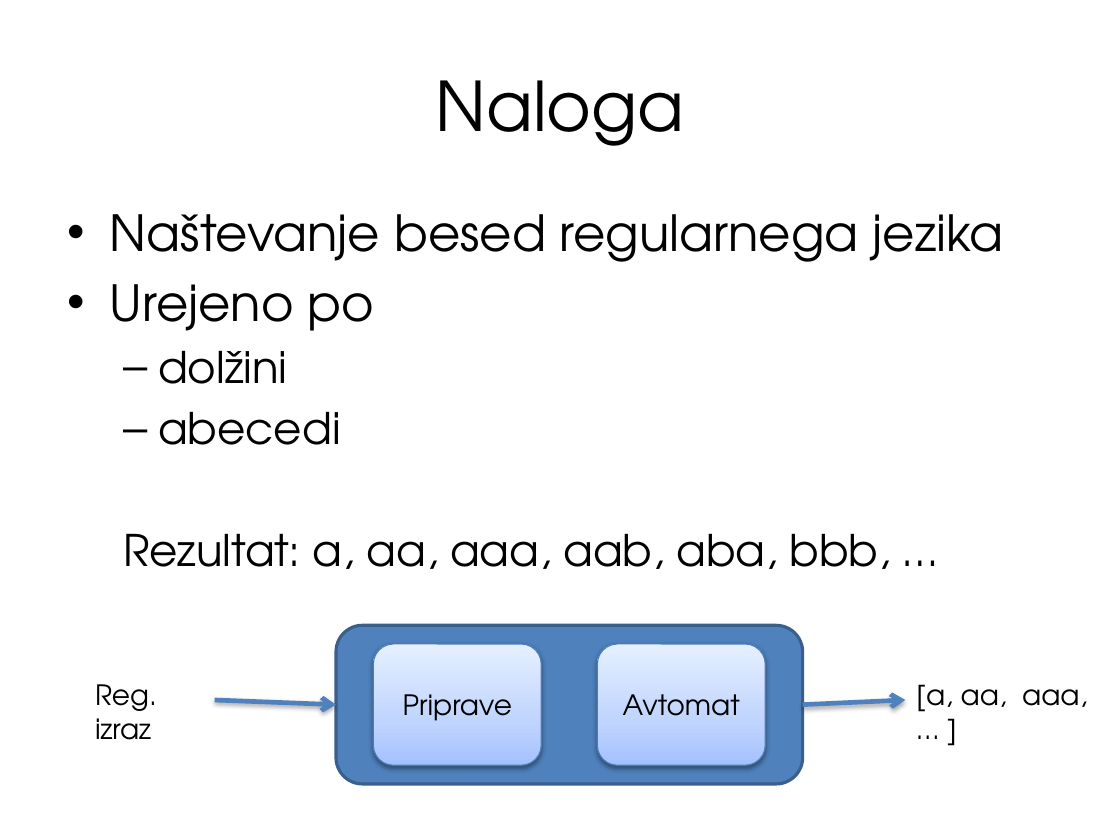
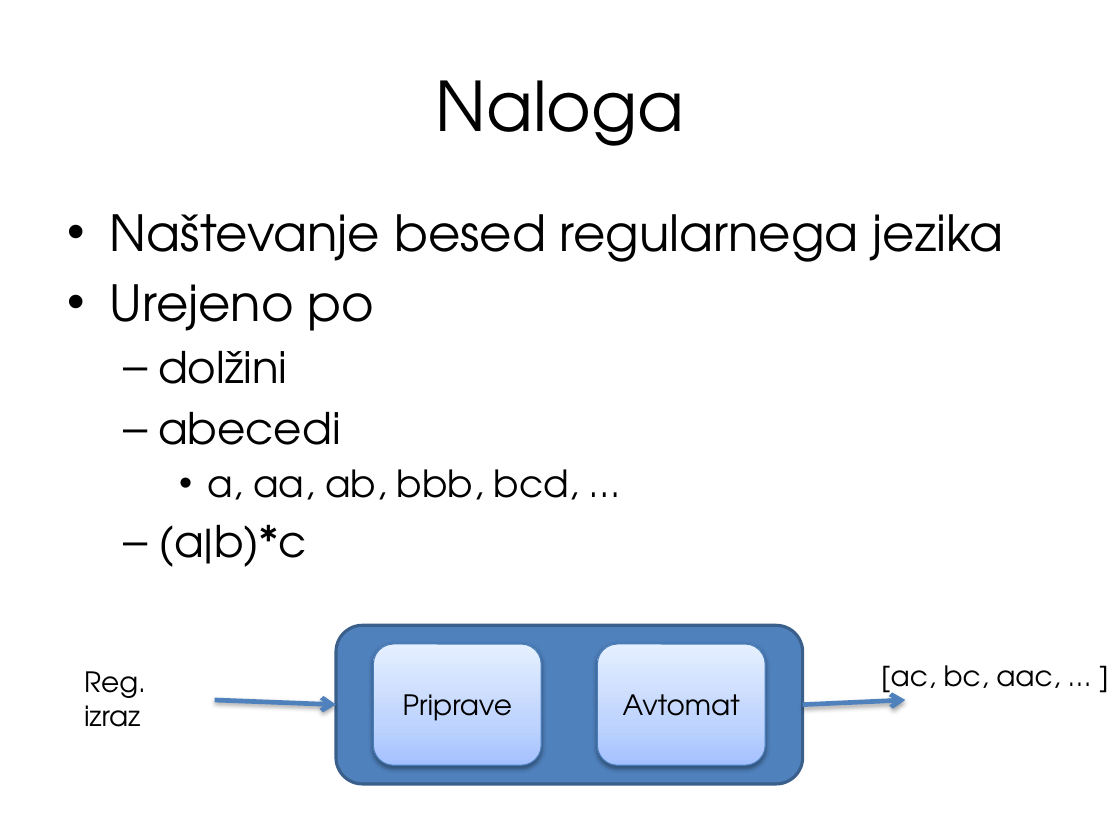
Before and after one commit to tadeboro/reglang, a slide deck: slide 4 of presentation/RegexRangers.pptx (slide 3 before the commit). Drawn at 1120x840 pixels with LibreOffice and Linux fonts; fonts in the diff are those of the drawing. Boxes give left, top, right and bottom in pixels: in the first picture for what was removed or moved away, otherwise in the second. Text is boxed around its words. In the diff, an @@ line names an element or a change of style, - is before the commit and + after.

```diff
--- a/presentation/RegexRangers.pptx
+++ b/presentation/RegexRangers.pptx
@@ text at (158,469,580,567): text changed; size 28 to 24 pt @@
-  Rezultat: a, aa, aaa, aab, aba, bbb, …
+    • a, aa, ab, bbb, bcd, …
+  – (a|b)*c
@@ text "Reg. izraz": place and size @@
-text "Reg. izraz" at (95,684,157,740)
+text "Reg. izraz" at (84,671,146,727)
@@ text at (881,665,1060,700): text changed @@
-[a, aa, aaa, … ]
+[ac, bc, aac, … ]
```
Also in this commit, not shown: 12 other slides changed, 4 slides added, 4 slides removed, 23 other files.
